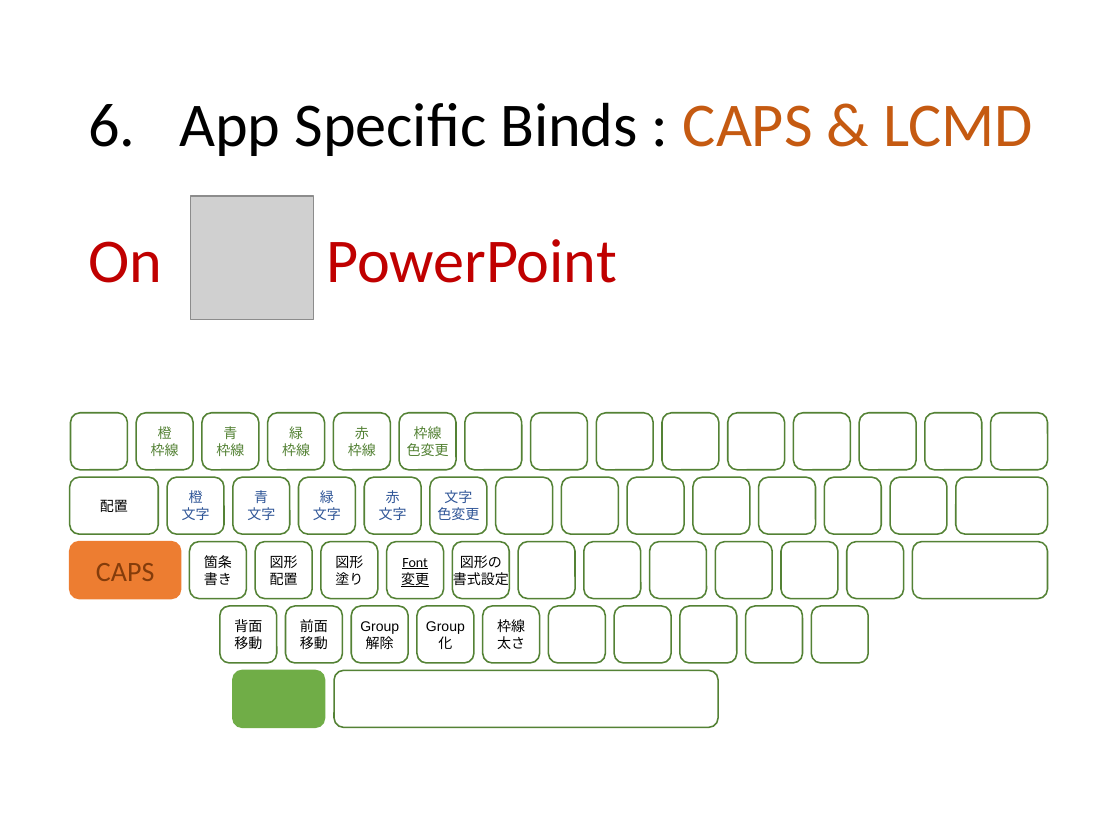
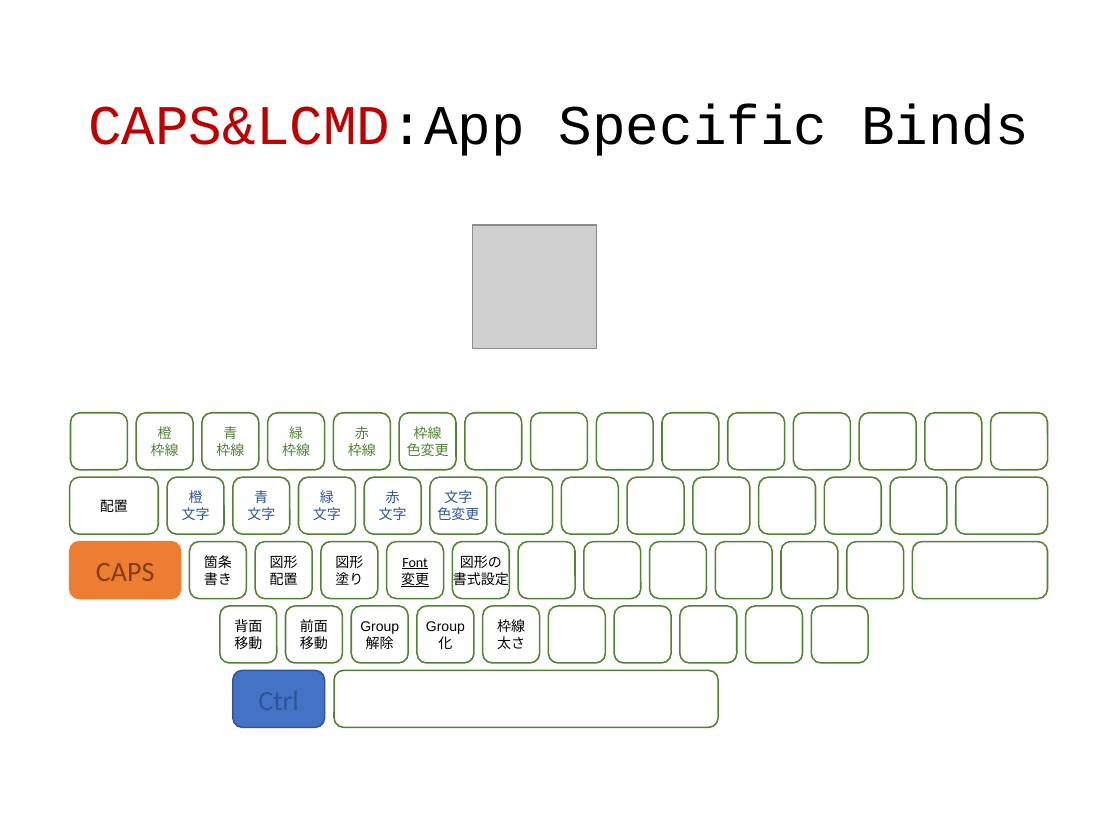
Before and after one commit to ittooo66/myAHK, a slide deck: slide 9 of MANUAL.pptx (slide 10 before the commit). Drawn at 1120x840 pixels with LibreOffice and Linux fonts; fonts in the diff are those of the drawing; grey boxes stand for pictures. Boxes give left, top, right and bottom in pixels: in the first picture for what was removed or moved away, otherwise in the second. Text is boxed around its words. In the diff, an @@ line names an element or a change of style, - is before the commit and + after.

```diff
--- a/MANUAL.pptx
+++ b/MANUAL.pptx
@@ title at [88,103,1029,156]: text changed; size 40 to 36 pt; font Calibri to Courier New @@
-6. App Specific Binds : CAPS & LCMD
+CAPS&LCMD:App Specific Binds
@@ text removed at [88,239,617,283] @@
-On PowerPoint
@@ picture: place and size @@
-picture at [190,196,314,319]
+picture at [473,225,596,348]
@@ rounded rectangle at [233,671,325,728]: fill #70AD47 to #4472C4; outline #70AD47 1 pt to #2F5597 1 pt @@
```
Also in this commit, not shown: 11 other slides changed, 4 slides removed.
